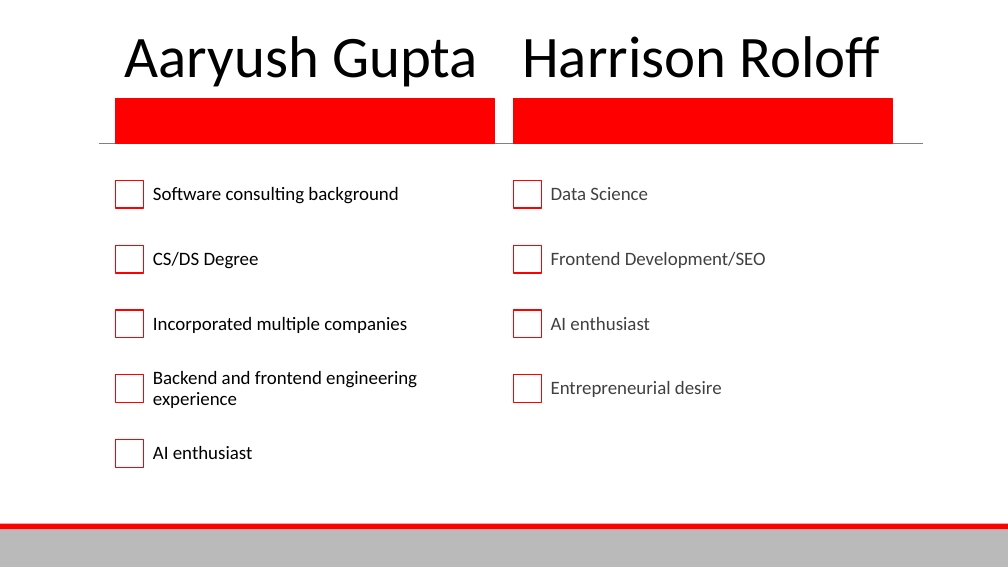
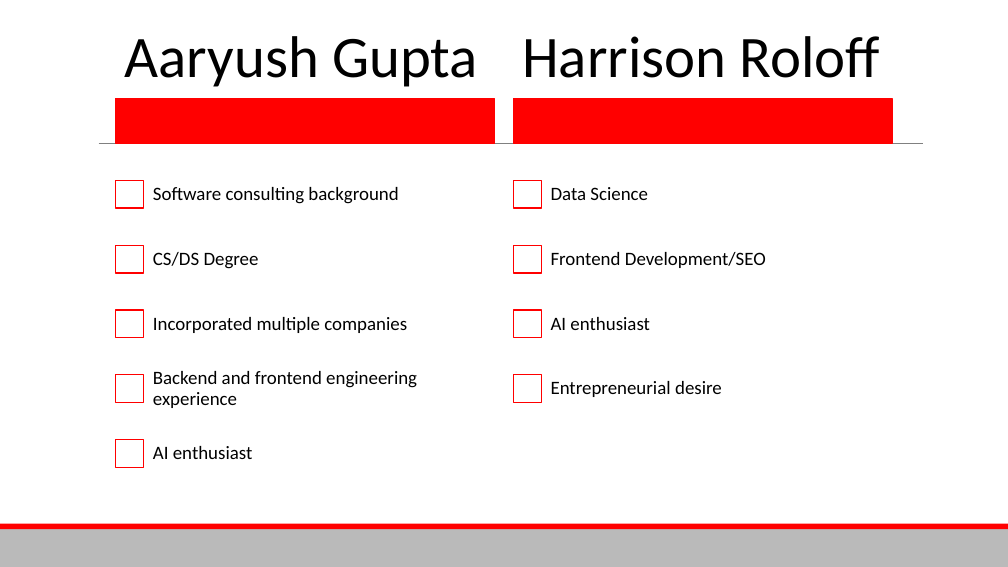
Before and after one commit to Aaryush1/Univise, a slide deck: slide 6 of Pitch_Deck.pptx (slide 8 before the commit). Drawn at 1008x567 pixels with LibreOffice and Linux fonts; fonts in the diff are those of the drawing. Boxes give left, top, right and bottom in pixels: in the first picture for what was removed or moved away, otherwise in the second. Text is boxed around its words. In the diff, an @@ line names an element or a change of style, - is before the commit and + after.

```diff
--- a/Pitch_Deck.pptx
+++ b/Pitch_Deck.pptx
@@ text colour #404040 to #000000 in 4 elements at bbox=[540, 162, 892, 227], bbox=[540, 227, 892, 292], bbox=[540, 292, 892, 357], bbox=[540, 356, 892, 421] @@
```
Also in this commit, not shown: 2 other slides changed, 1 slide removed.
